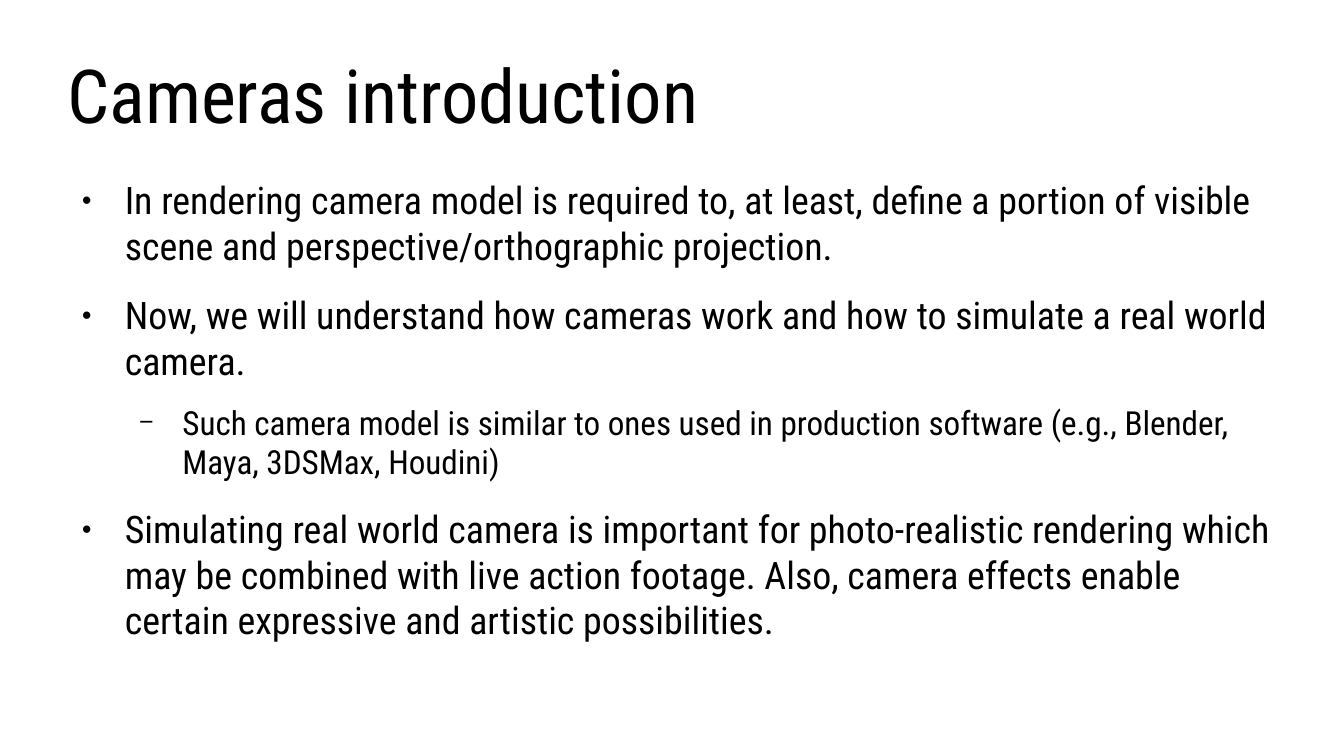
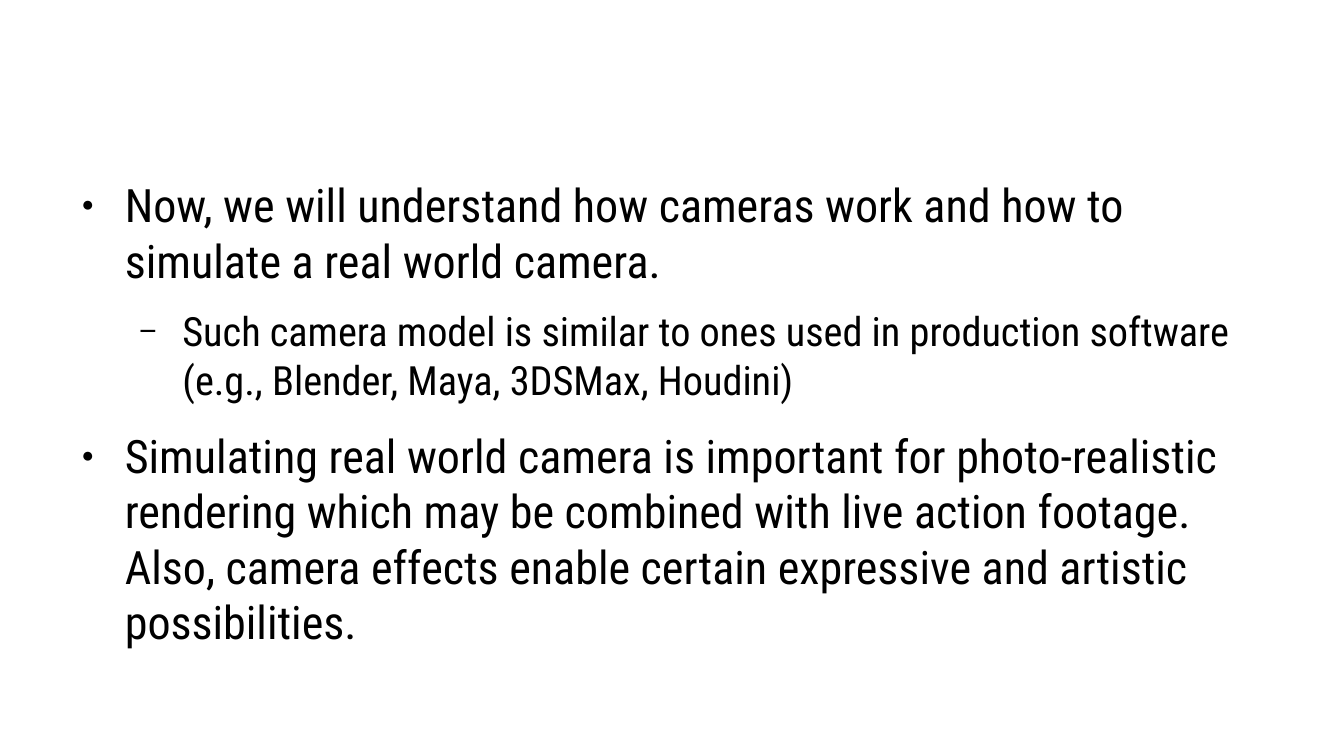
Before and after one commit to lorentzo/IntroductionToComputerGraphics, a slide deck: slide 6 of lectures/3_foundations_3d_scene/3_4_camera.odp (slide 4 before the commit). Drawn at 1344x756 pixels with LibreOffice and Linux fonts; fonts in the diff are those of the drawing. Boxes give left, top, right and bottom in pixels: in the first picture for what was removed or moved away, otherwise in the second. Text is boxed around its words. In the diff, an @@ line names an element or a change of style, - is before the commit and + after.

Commit message:
light and camera

```diff
--- a/lectures/3_foundations_3d_scene/3_4_camera.odp
+++ b/lectures/3_foundations_3d_scene/3_4_camera.odp
@@ title removed at [67,67,698,124] @@
-Cameras introduction
@@ text "Now, we will understand how ..." at [125,187,1229,594]: size 22.4 to 27.2 pt in "Now, we will understand how cameras work ...", "Simulating real world camera is important for ..."; size 19.6 to 23.8 pt in "Such camera model is similar to ones ..." @@
@@ text at [125,185,1250,268]: paragraph removed @@
-● In rendering camera model is required to, at least, define a portion of visible scene and perspective/orthographic projection.
```
Also in this commit, not shown: 2 other slides changed, 3 slides added, 7 other files.
